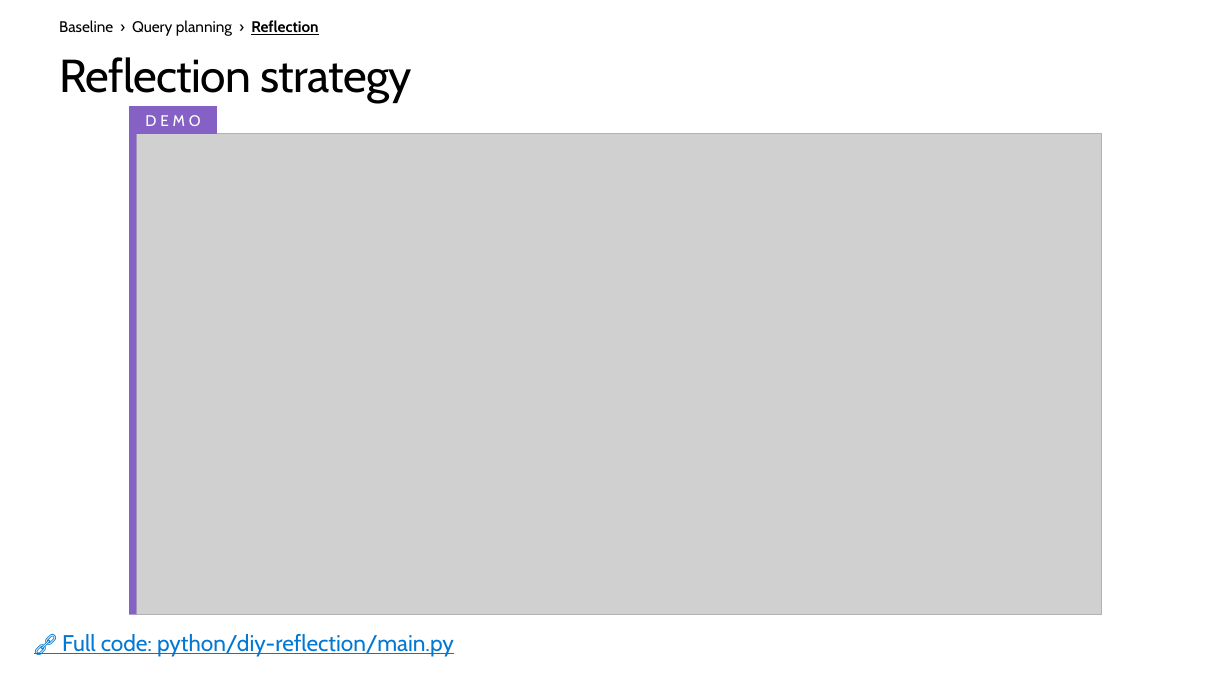
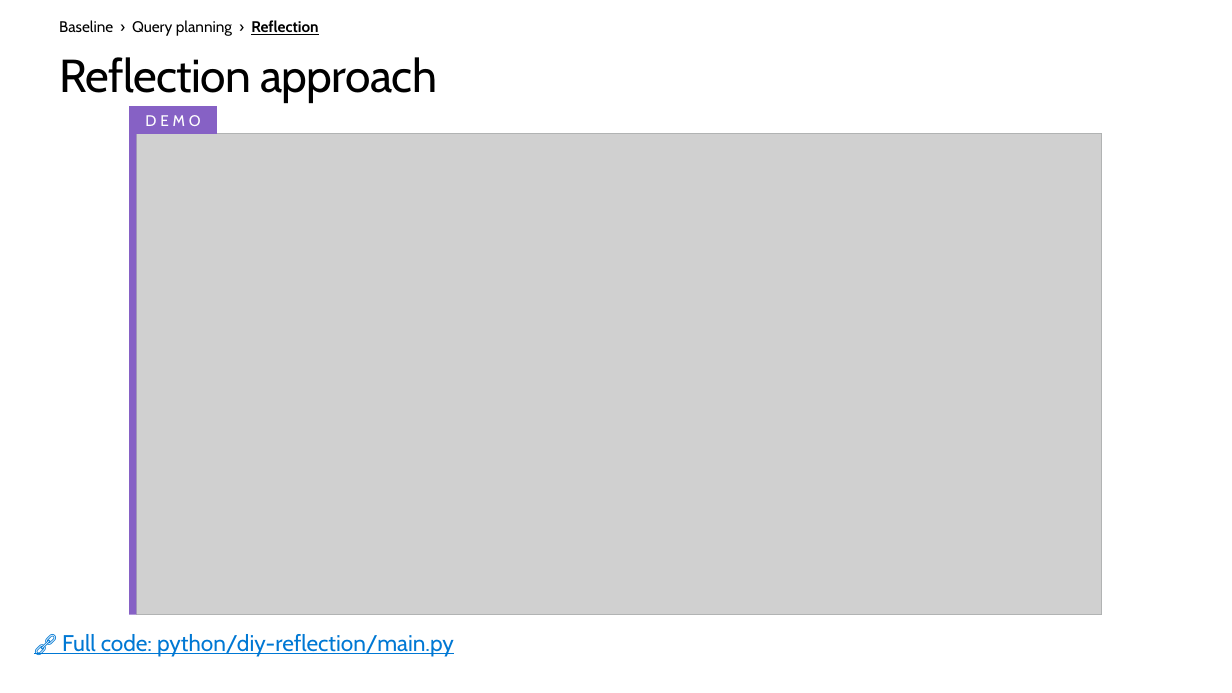
Before and after one commit to microsoft/ignite26-BRK300-building-agentic-retrieval-from-diy-to-foundry-iq, a slide deck: slide 20 of IgniteBRK300-WorkingDeck.pptx (slide 21 before the commit). Drawn at 1232x693 pixels with LibreOffice and Linux fonts; fonts in the diff are those of the drawing; grey boxes stand for pictures; background and template pictures are left out. Boxes give left, top, right and bottom in pixels: in the first picture for what was removed or moved away, otherwise in the second. Text is boxed around its words. In the diff, an @@ line names an element or a change of style, - is before the commit and + after.

```diff
--- a/IgniteBRK300-WorkingDeck.pptx
+++ b/IgniteBRK300-WorkingDeck.pptx
@@ title at (59, 57, 437, 103): text changed @@
-Reflection strategy
+Reflection approach
```
Also in this commit, not shown: 16 other slides changed, 1 slide removed, 7 other files.
